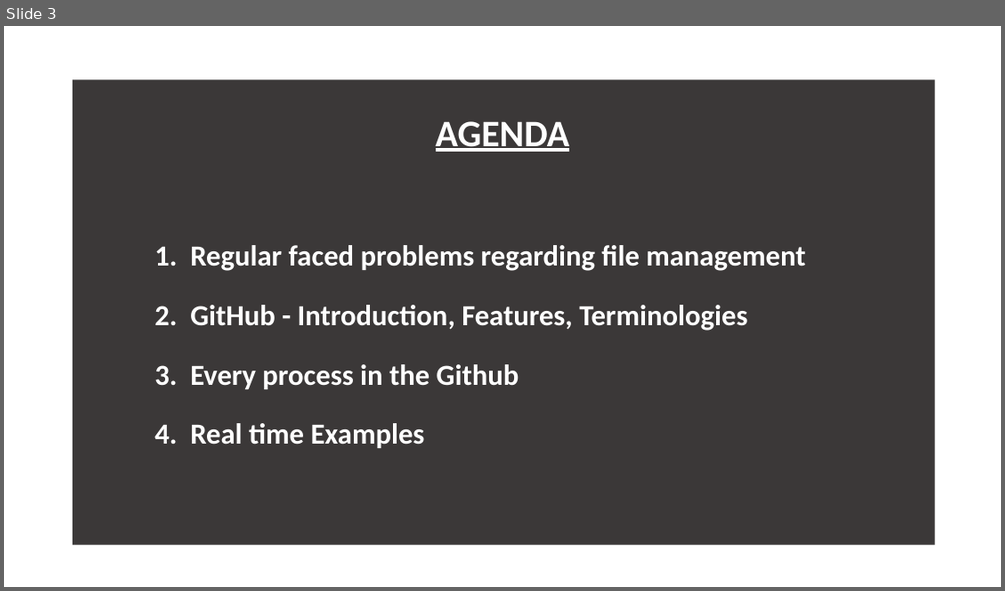
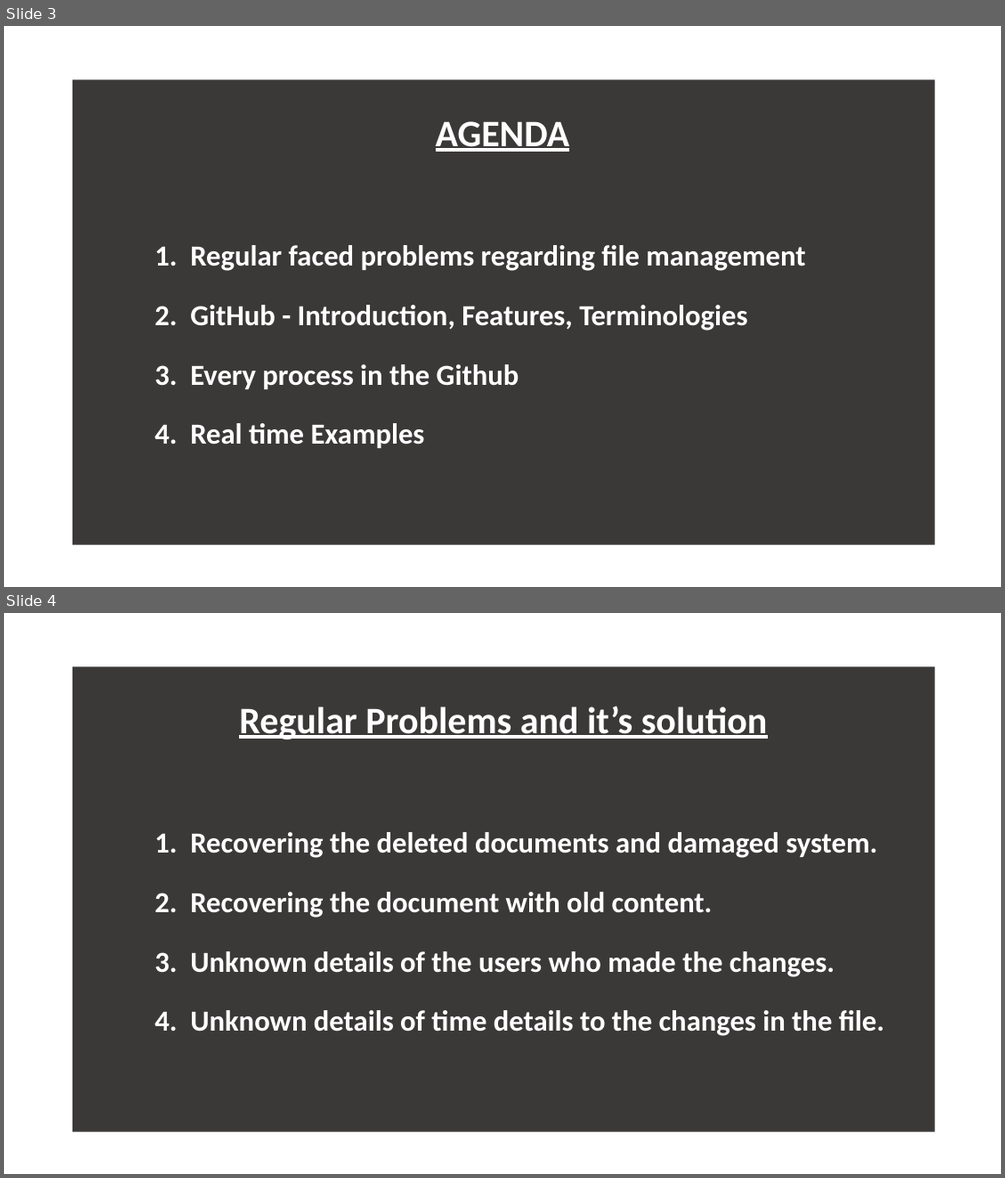
Before and after one commit to ATE186-Murali/PPT, a slide deck: GitHub.pptx. Shown one above the other, each under a label of ours: slide 3 before the commit, slides 3 and 4 after it. The pictures are 1005x591 and 1005x1178 pixels, drawn with LibreOffice and Linux fonts; fonts in the diff are those of the drawing. Boxes give left, top, right and bottom in pixels: in the first picture for what was removed or moved away, otherwise in the second. Text is boxed around its words. In the diff, an @@ line names an element or a change of style, - is before the commit and + after.

```diff
--- a/GitHub.pptx
+++ b/GitHub.pptx
@@ slide 4 added at bbox=[4, 613, 1001, 1174], background #FFFFFF @@
@@ subtitle added at bbox=[73, 666, 935, 1132], fill #3B3838, 28 pt, text #FFFFFF, bold @@
+Regular Problems and it’s solution
+1. Recovering the deleted documents and damaged system.
+2. Recovering the document with old content.
+3. Unknown details of the users who made the changes.
+4. Unknown details of time details to the changes in the file.
```
